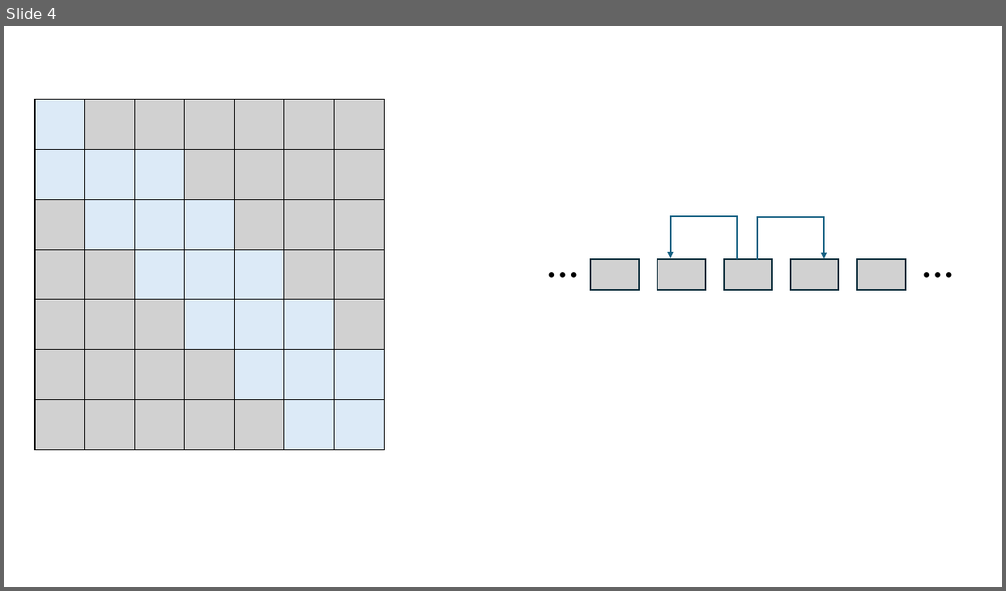
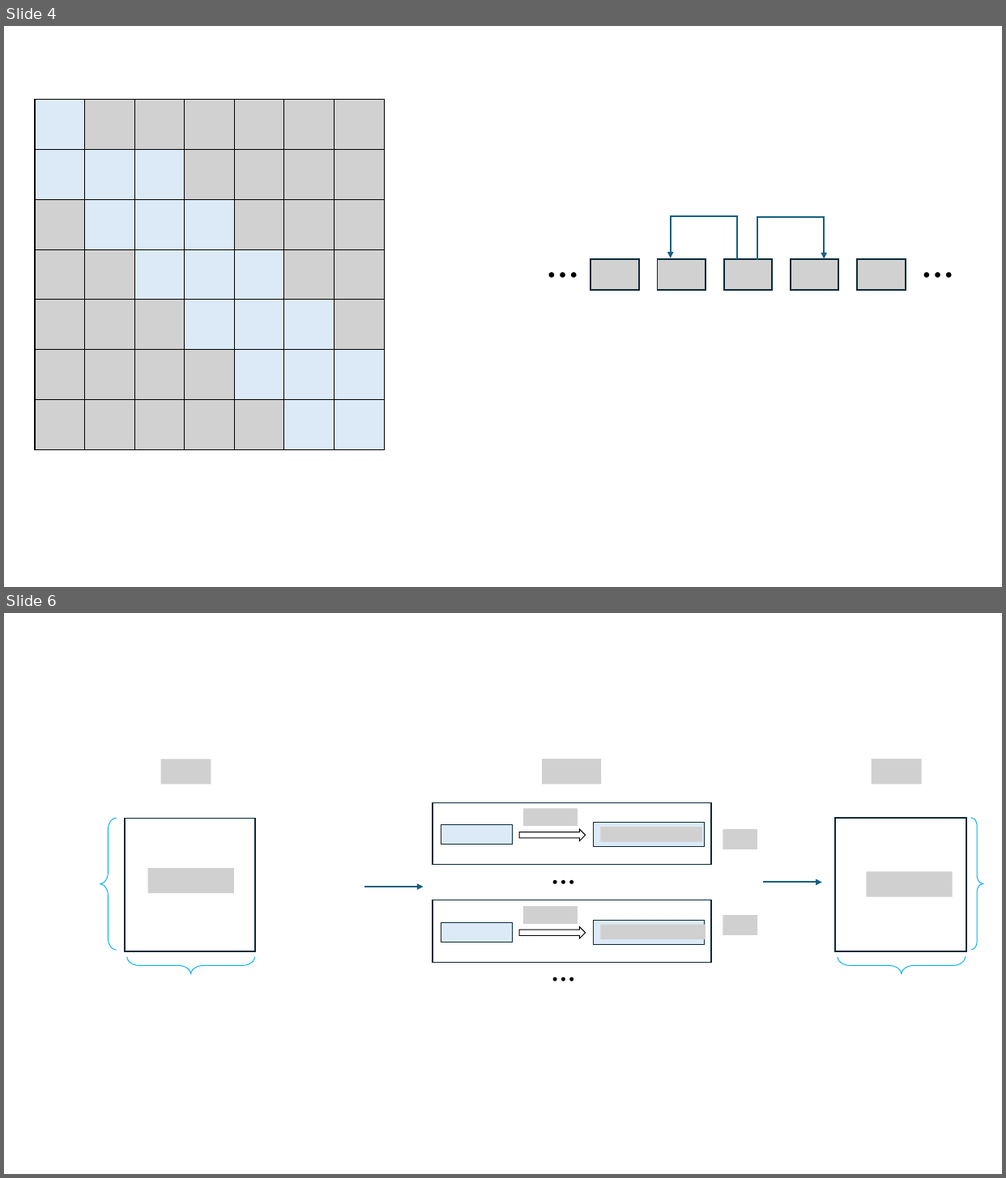
Before and after one commit to innovation-cat/innovation-cat.github.io, a slide deck: images/posts/2025-03-28-blog-post/新建 Microsoft PowerPoint 演示文稿.pptx. Shown one above the other, each under a label of ours: slide 4 before the commit, slides 4 and 6 after it; the slides between them are not shown. The pictures are 1006x591 and 1006x1178 pixels, drawn with LibreOffice and Linux fonts; fonts in the diff are those of the drawing; grey boxes stand for pictures; background and template pictures are left out. Boxes give left, top, right and bottom in pixels: in the first picture for what was removed or moved away, otherwise in the second. Text is boxed around its words. In the diff, an @@ line names an element or a change of style, - is before the commit and + after.

```diff
--- a/images/posts/2025-03-28-blog-post/新建 Microsoft PowerPoint 演示文稿.pptx
+++ b/images/posts/2025-03-28-blog-post/新建 Microsoft PowerPoint 演示文稿.pptx
@@ slide 6 added at <box>4,613,1002,1174</box>, background #FFFFFF @@
@@ picture added at <box>160,759,211,785</box> @@
@@ picture added at <box>543,759,602,785</box> @@
@@ picture added at <box>872,759,922,785</box> @@
@@ rounded rectangle added at <box>432,803,710,865</box>, outline #092A39 1 pt @@
@@ left brace added at <box>100,818,117,950</box>, outline #00B0F0 0.75 pt @@
@@ rounded rectangle added at <box>125,818,256,952</box>, outline #092A39 1.5 pt @@
@@ rounded rectangle added at <box>441,825,513,845</box>, fill #DCEAF7, outline #092A39 0.75 pt @@
@@ right arrow added at <box>520,829,586,841</box>, outline #000000 0.75 pt @@
@@ picture added at <box>523,808,577,826</box> @@
@@ rounded rectangle added at <box>593,823,705,846</box>, fill #DCEAF7, outline #092A39 0.75 pt @@
@@ picture added at <box>601,827,702,842</box> @@
@@ picture added at <box>722,829,757,850</box> @@
@@ rounded rectangle added at <box>836,818,967,952</box>, outline #092A39 1.5 pt @@
@@ left brace added at <box>971,818,983,951</box>, outline #00B0F0 0.75 pt @@
@@ picture added at <box>147,868,234,894</box> @@
@@ text added at <box>544,864,581,901</box>, 24 pt, text #000000, bold @@
+…
@@ picture added at <box>867,872,953,897</box> @@
@@ arrow added from (364, 887) to (424, 887), #156082 1.5 pt @@
@@ rounded rectangle added at <box>432,901,710,963</box>, outline #092A39 1 pt @@
@@ arrow added from (763, 883) to (822, 883), #156082 1.5 pt @@
@@ rounded rectangle added at <box>441,923,513,943</box>, fill #DCEAF7, outline #092A39 0.75 pt @@
@@ right arrow added at <box>520,926,586,939</box>, outline #000000 0.75 pt @@
@@ picture added at <box>523,906,577,924</box> @@
@@ rounded rectangle added at <box>593,921,705,944</box>, fill #DCEAF7, outline #092A39 0.75 pt @@
@@ picture added at <box>601,924,705,939</box> @@
@@ picture added at <box>722,915,757,935</box> @@
@@ left brace added at <box>127,957,255,975</box>, outline #00B0F0 0.75 pt @@
@@ text added at <box>544,960,581,998</box>, 24 pt, text #000000, bold @@
+…
@@ left brace added at <box>837,957,965,975</box>, outline #00B0F0 0.75 pt @@
```
Also in this commit, not shown: 4 other slides added, 4 other files.
